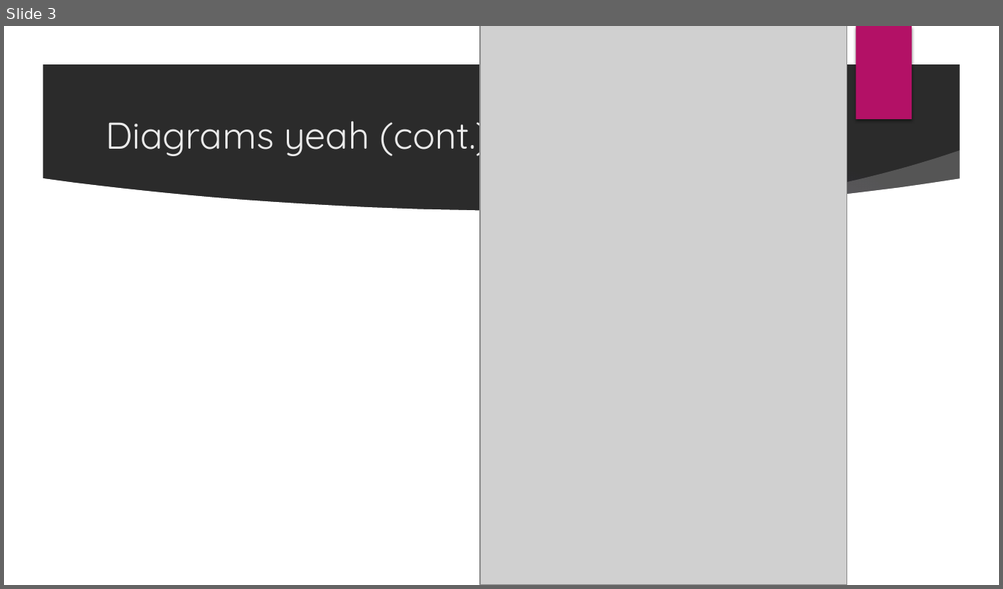
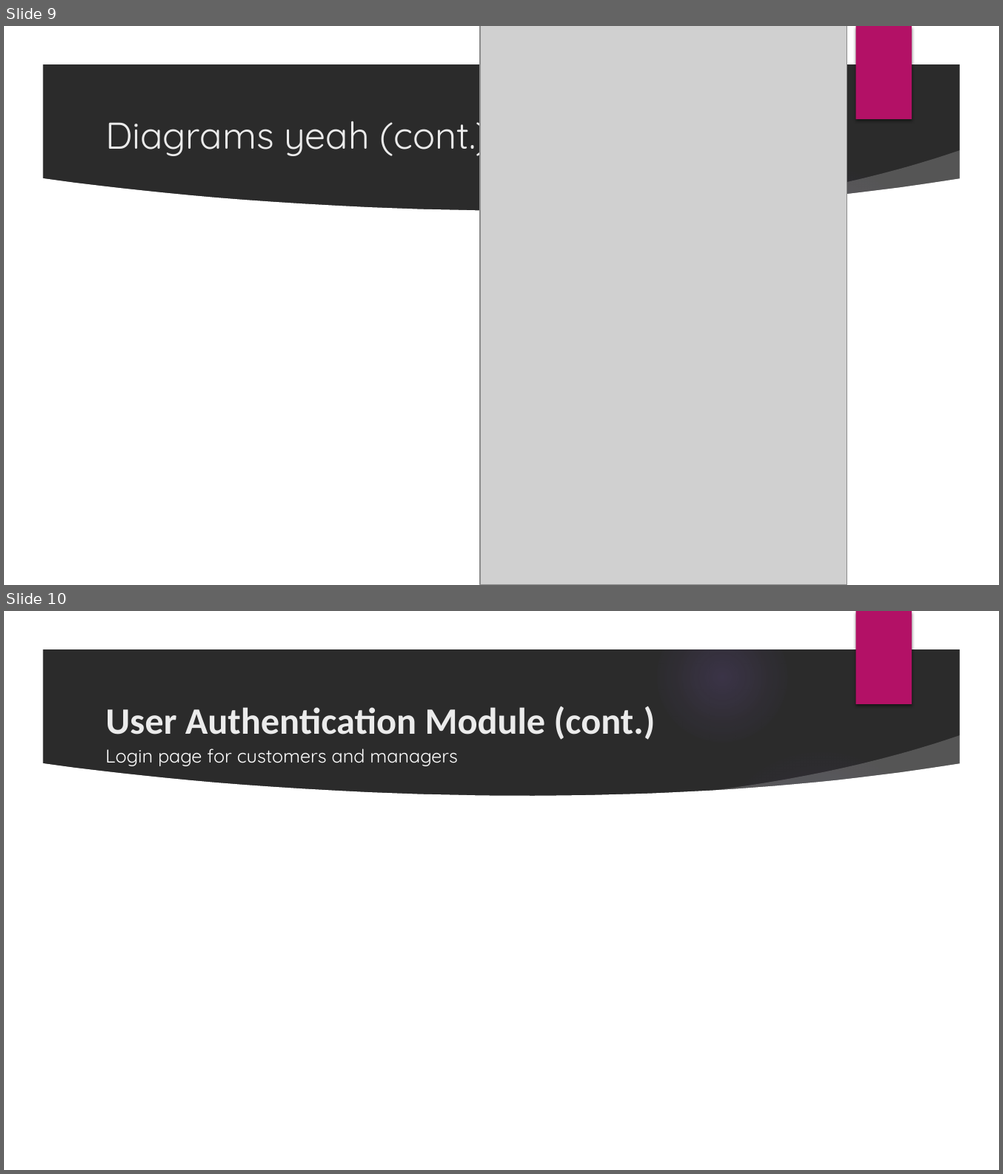
Before and after one commit to old-account-dont-use/CSET-120-FinalProject, a slide deck: docs/Presentation.pptx. Shown one above the other, each under a label of ours: slide 3 before the commit, slides 9 and 10 after it. The pictures are 1003x589 and 1003x1174 pixels, drawn with LibreOffice and Linux fonts; fonts in the diff are those of the drawing; grey boxes stand for pictures; background and template pictures are left out; a plain dark background stands for a picture behind light text. Boxes give left, top, right and bottom in pixels: in the first picture for what was removed or moved away, otherwise in the second. Text is boxed around its words. In the diff, an @@ line names an element or a change of style, - is before the commit and + after.

Commit message:
Updates on payment page, receipt, manager menu, pptx
Payment page
- finished functionality and redirecting to receipt page

Receipt page
- finished

Manager menu
- set up display for items, price, and availability

PPTX
- added descriptions

```diff
--- a/docs/Presentation.pptx
+++ b/docs/Presentation.pptx
@@ slide 10 added at [4,611,999,1170], background picture (left out); not listed: 9 template elements that a slide beside it also shows @@
@@ title added at [105,706,655,740], 36 pt, text #EBEBEB, bold @@
+User Authentication Module (cont.)
@@ text added at [105,749,458,766], 18 pt, text #FFFFFF @@
+Login page for customers and managers
@@ what was slide 3 is now slide 9 @@
```
Also in this commit, not shown: 1 slide changed, 20 other slides added, 5 other files.
